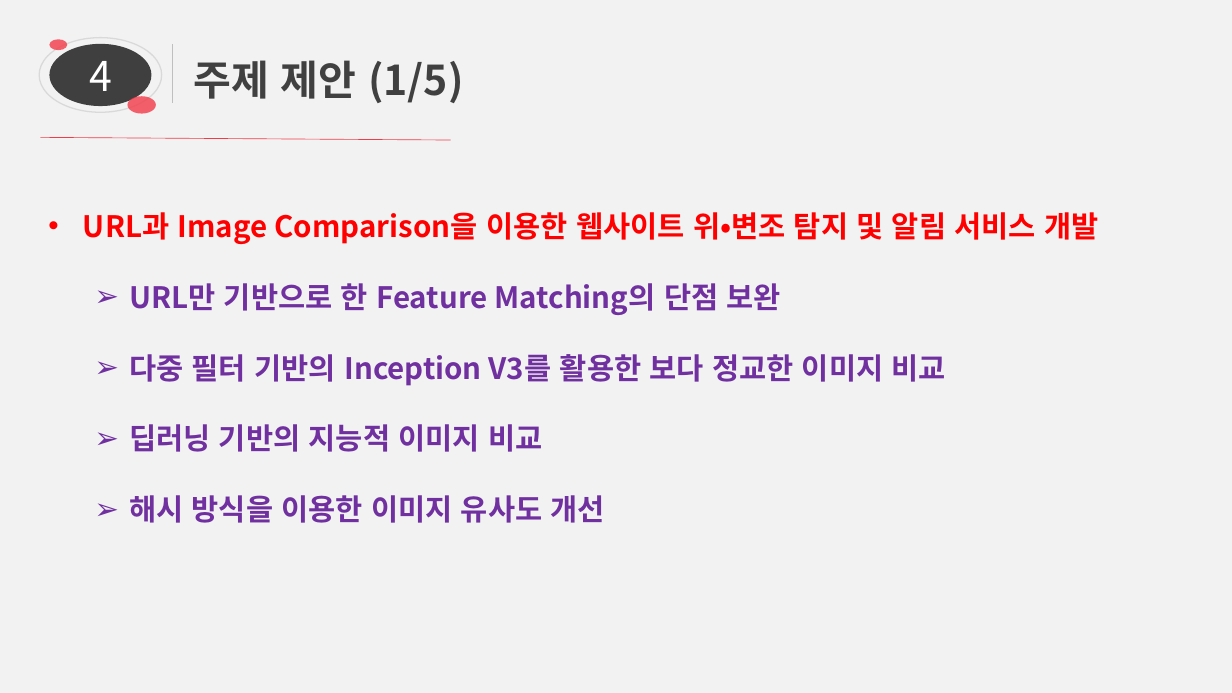
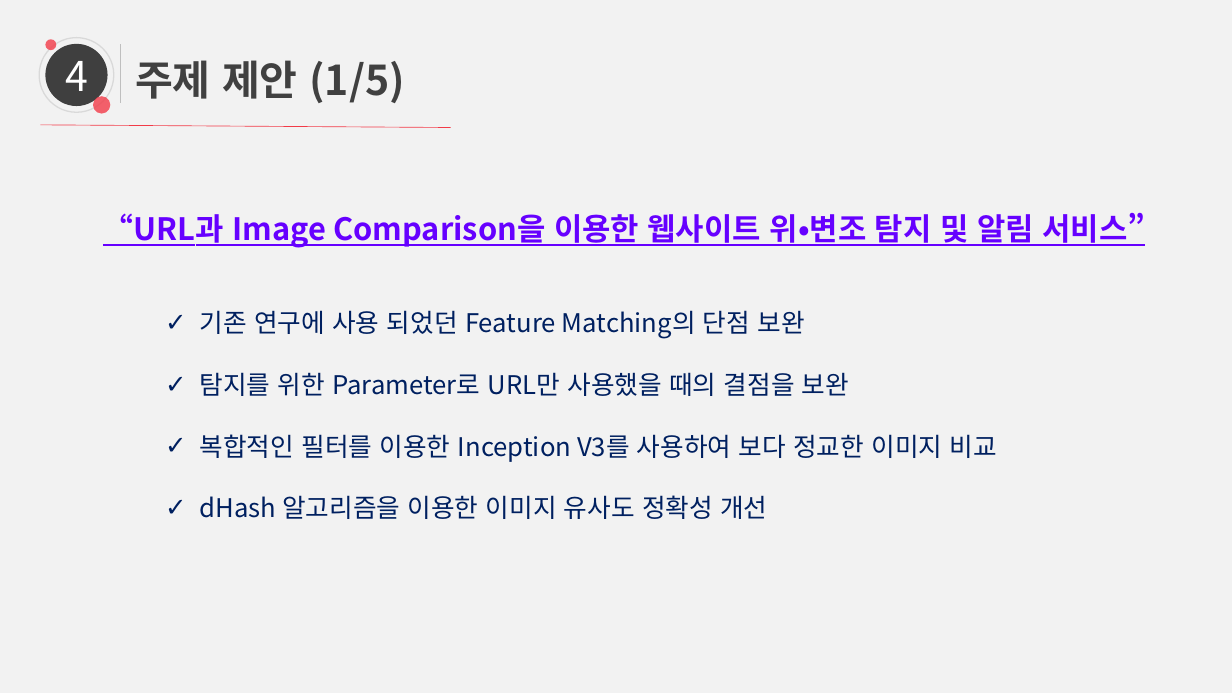
Before and after one commit to yjinsol/grad_project, a slide deck: slide 9 of docs/20190327_주제 제안서/0327 논문 제안서_v4.pptx. Drawn at 1232x693 pixels with LibreOffice and Linux fonts; fonts in the diff are those of the drawing. Boxes give left, top, right and bottom in pixels: in the first picture for what was removed or moved away, otherwise in the second. Text is boxed around its words. In the diff, an @@ line names an element or a change of style, - is before the commit and + after.

```diff
--- a/docs/20190327_주제 제안서/0327 논문 제안서_v4.pptx
+++ b/docs/20190327_주제 제안서/0327 논문 제안서_v4.pptx
@@ ellipse: place and size @@
-ellipse at (39,38,162,113)
+ellipse at (39,38,114,113)
@@ ellipse "4": place and size @@
-ellipse "4" at (49,43,151,105)
+ellipse "4" at (45,43,107,105)
@@ ellipse: place and size @@
-ellipse at (49,40,67,51)
+ellipse at (45,40,56,51)
@@ text "주제 제안 (1/5)": place and size @@
-text "주제 제안 (1/5)" at (194,60,463,103)
+text "주제 제안 (1/5)" at (135,60,404,103)
@@ line moved from (173, 44) - (173, 103) to (120, 44) - (120, 103) @@
@@ ellipse: place and size @@
-ellipse at (128,96,156,114)
+ellipse at (93,96,111,114)
@@ line moved from (41, 138) - (451, 140) to (41, 125) - (451, 128) @@
@@ text at (103,212,1146,248): text changed; size 23 to 24 pt; text colour #7030A0 to #6600FF @@
-• URL과 Image Comparison을 이용한 웹사이트 위•변조 탐지 및 알림 서비스 개발
-  ➢ URL만 기반으로 한 Feature Matching의 단점 보완
-  ➢ 다중 필터 기반의 Inception V3를 활용한 보다 정교한 이미지 비교
-  ➢ 딥러닝 기반의 지능적 이미지 비교
-  ➢ 해시 방식을 이용한 이미지 유사도 개선
+“URL과 Image Comparison을 이용한 웹사이트 위•변조 탐지 및 알림 서비스”
@@ text added at (200,310,997,519), 20 pt, text #002060 @@
+  ✓ 기존 연구에 사용 되었던 Feature Matching의 단점 보완
+  ✓ 탐지를 위한 Parameter로 URL만 사용했을 때의 결점을 보완
+  ✓ 복합적인 필터를 이용한 Inception V3를 사용하여 보다 정교한 이미지 비교
+  ✓ dHash 알고리즘을 이용한 이미지 유사도 정확성 개선
```
Also in this commit, not shown: 11 other slides changed, 1 slide added, 1 other file.
